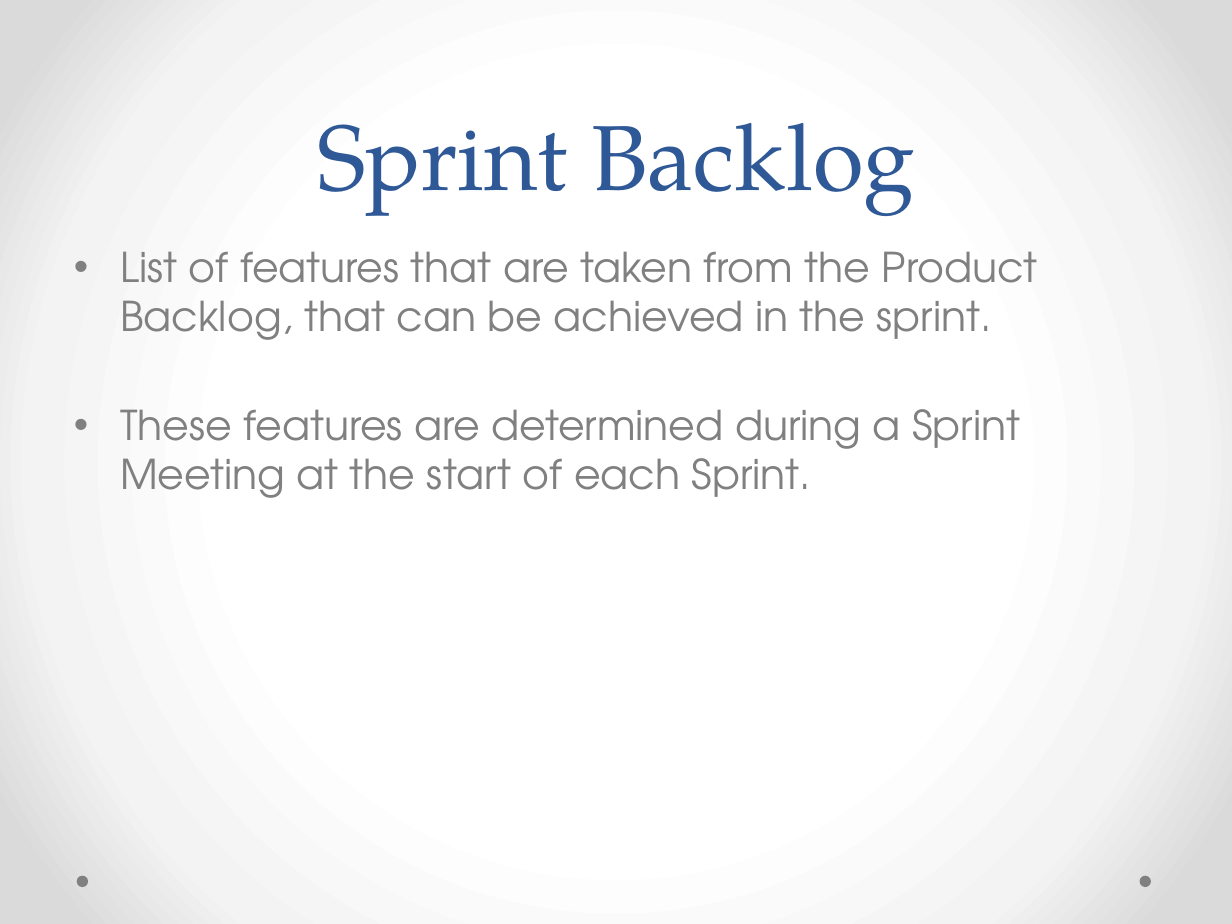
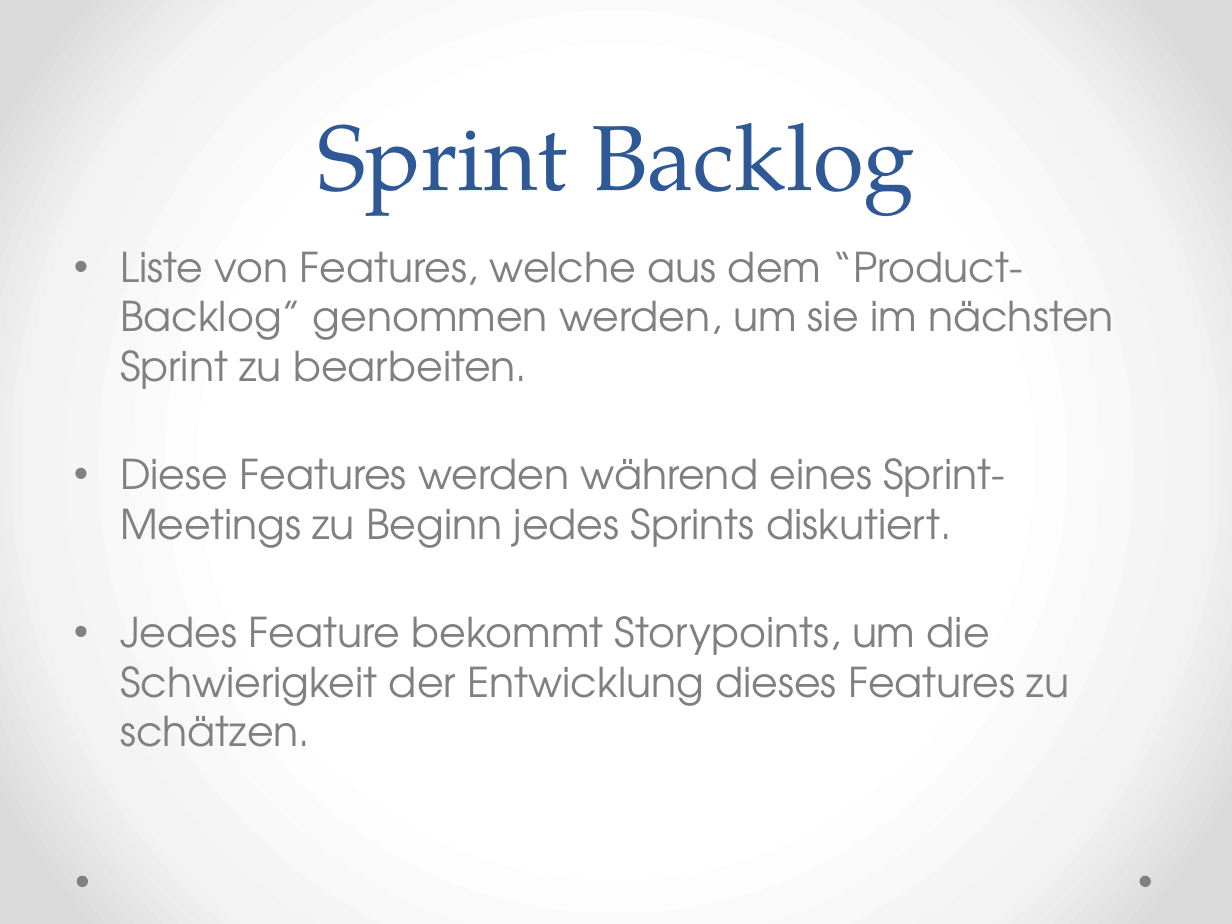
Before and after one commit to Medardus2004/ScrumPresentation, a slide deck: slide 13 of Scrum.pptx. Drawn at 1232x924 pixels with LibreOffice and Linux fonts; fonts in the diff are those of the drawing. Boxes give left, top, right and bottom in pixels: in the first picture for what was removed or moved away, otherwise in the second. Text is boxed around its words. In the diff, an @@ line names an element or a change of style, - is before the commit and + after.

```diff
--- a/Scrum.pptx
+++ b/Scrum.pptx
@@ text at bbox=[120, 251, 1114, 747]: text changed @@
-• List of features that are taken from the Product Backlog, that can be achieved in the sprint.
-• These features are determined during a Sprint Meeting at the start of each Sprint.
+• Liste von Features, welche aus dem “Product-Backlog” genommen werden, um sie im nächsten Sprint zu bearbeiten.
+• Diese Features werden während eines Sprint-Meetings zu Beginn jedes Sprints diskutiert.
+• Jedes Feature bekommt Storypoints, um die Schwierigkeit der Entwicklung dieses Features zu schätzen.
```
Also in this commit, not shown: 6 other slides changed.
